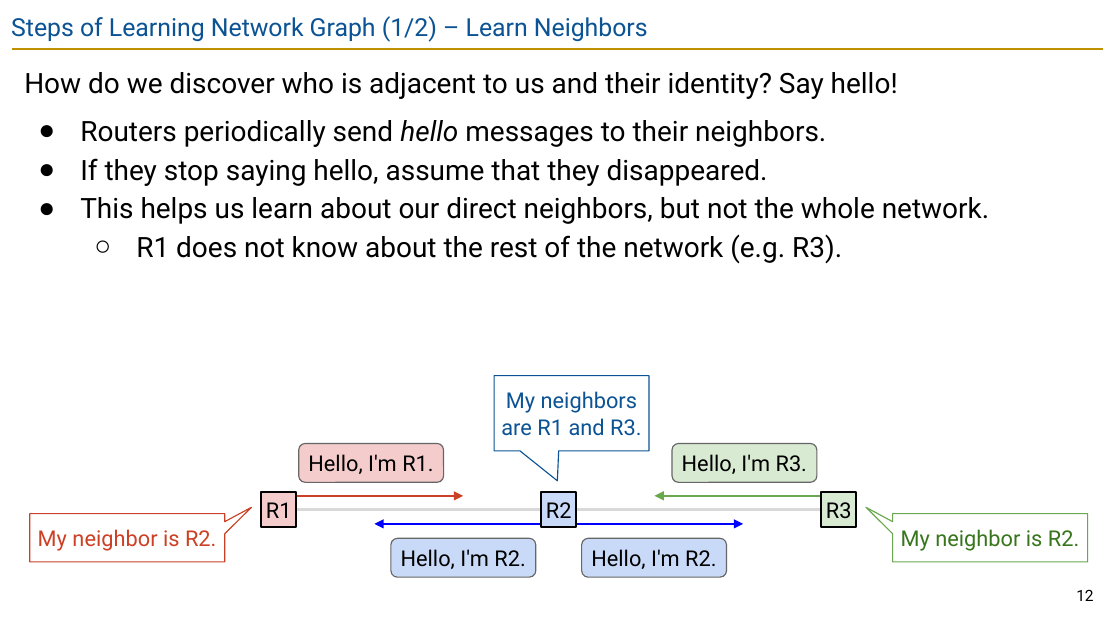
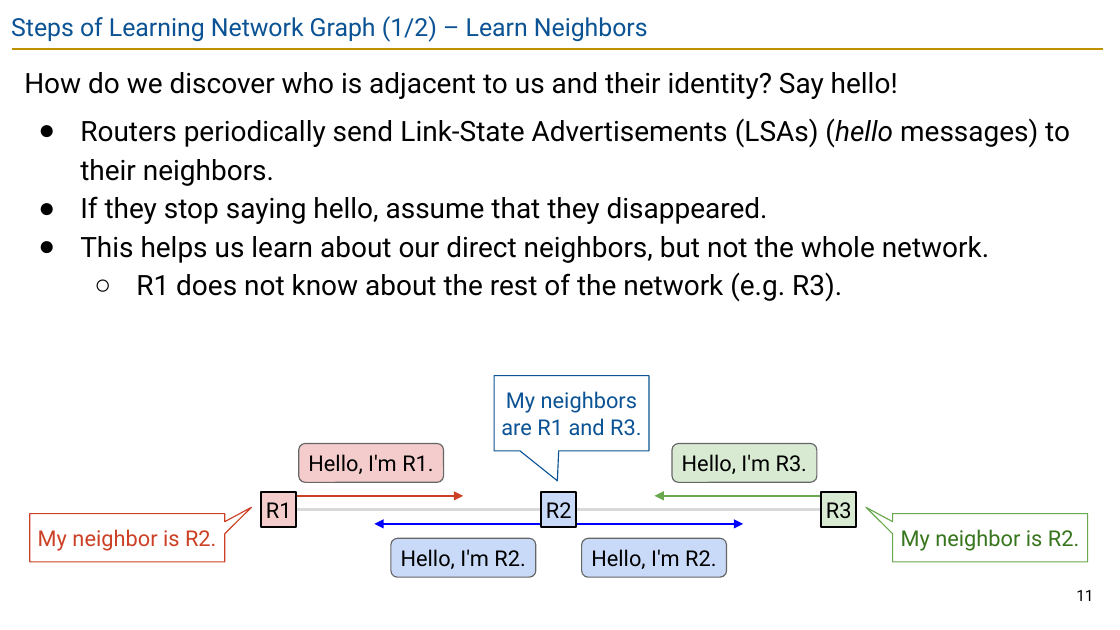
Before and after one commit to guhofstra/CSC175Sp26, a slide deck: slide 11 of PPTs/Lecture 5.3 - Link-State.pptx (slide 12 before the commit). Drawn at 1120x630 pixels with LibreOffice and Linux fonts; fonts in the diff are those of the drawing. Boxes give left, top, right and bottom in pixels: in the first picture for what was removed or moved away, otherwise in the second. Text is boxed around its words. In the diff, an @@ line names an element or a change of style, - is before the commit and + after.

```diff
--- a/PPTs/Lecture 5.3 - Link-State.pptx
+++ b/PPTs/Lecture 5.3 - Link-State.pptx
@@ text at [80, 118, 1070, 186]: text changed @@
-● Routers periodically send hello messages to their neighbors.
+● Routers periodically send Link-State Advertisements (LSAs) (hello messages) to their neighbors.
@@ page number at [1076, 590, 1093, 601]: text changed @@
-12
+11
```
Also in this commit, not shown: 5 other slides changed, 1 slide removed, 8 other files.
